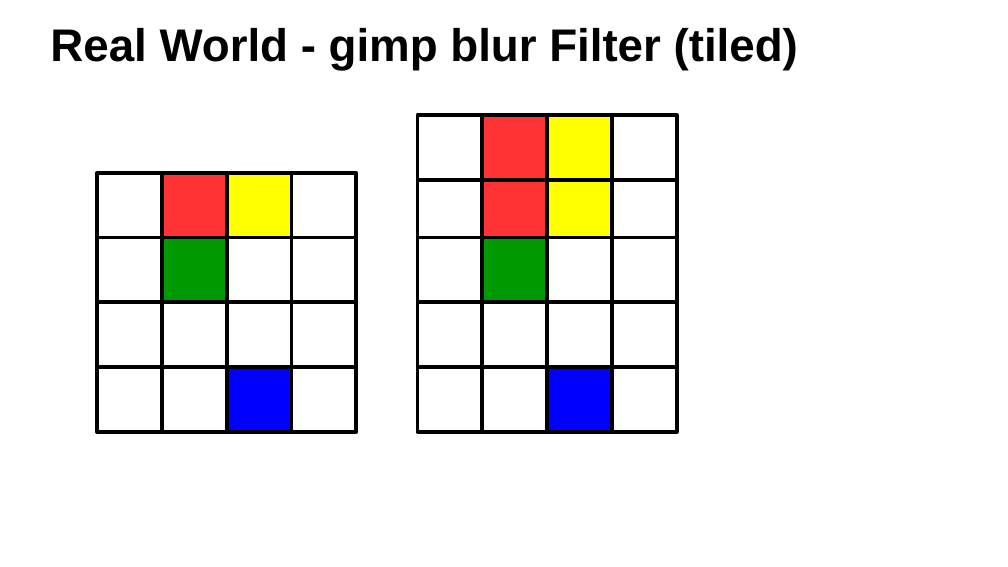
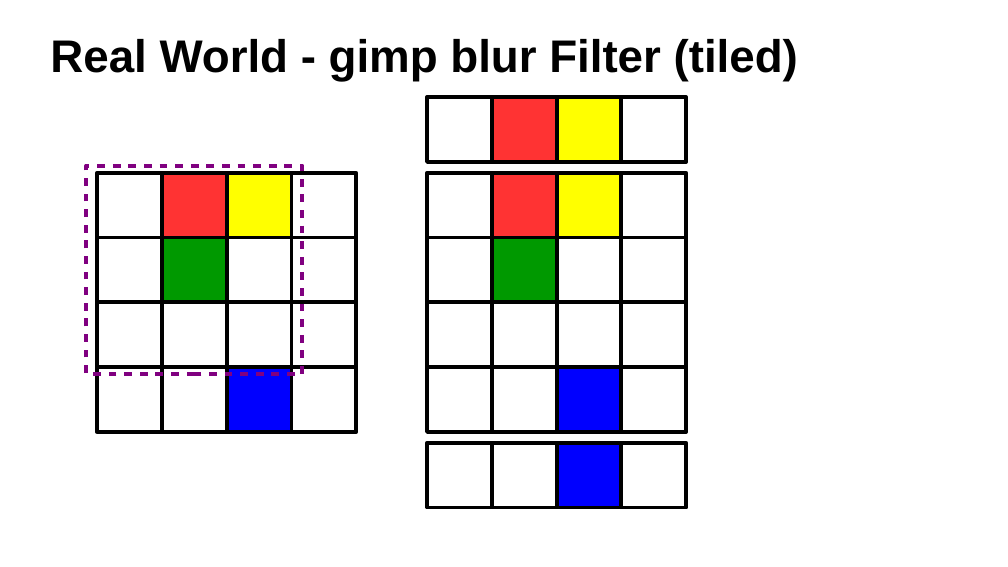
Before and after one commit to ax3l/datenspuren_2016, a slide deck: slide 25 of Slides.odp. Drawn at 1008x567 pixels with LibreOffice and Linux fonts; fonts in the diff are those of the drawing; background and template pictures are left out. Boxes give left, top, right and bottom in pixels: in the first picture for what was removed or moved away, otherwise in the second. Text is boxed around its words. In the diff, an @@ line names an element or a change of style, - is before the commit and + after.

```diff
--- a/Slides.odp
+++ b/Slides.odp
@@ title "Real World - gimp blur ...": place and size @@
-title "Real World - gimp blur ..." at box(50, 28, 798, 71)
+title "Real World - gimp blur ..." at box(50, 39, 798, 81)
@@ 4 rectangles: place and size @@
-4 rectangles at box(418, 115, 677, 180)
+4 rectangles at box(427, 97, 687, 162)
@@ rectangle added at box(86, 166, 302, 374), outline #800080 3.12 pt @@
@@ 16 rectangles: place and size @@
-16 rectangles at box(418, 173, 677, 433)
+16 rectangles at box(427, 173, 687, 433)
@@ group added at box(427, 443, 687, 508): 4 rectangles @@
```
Also in this commit, not shown: 18 other slides changed, 10 slides added, 5 slides removed.
